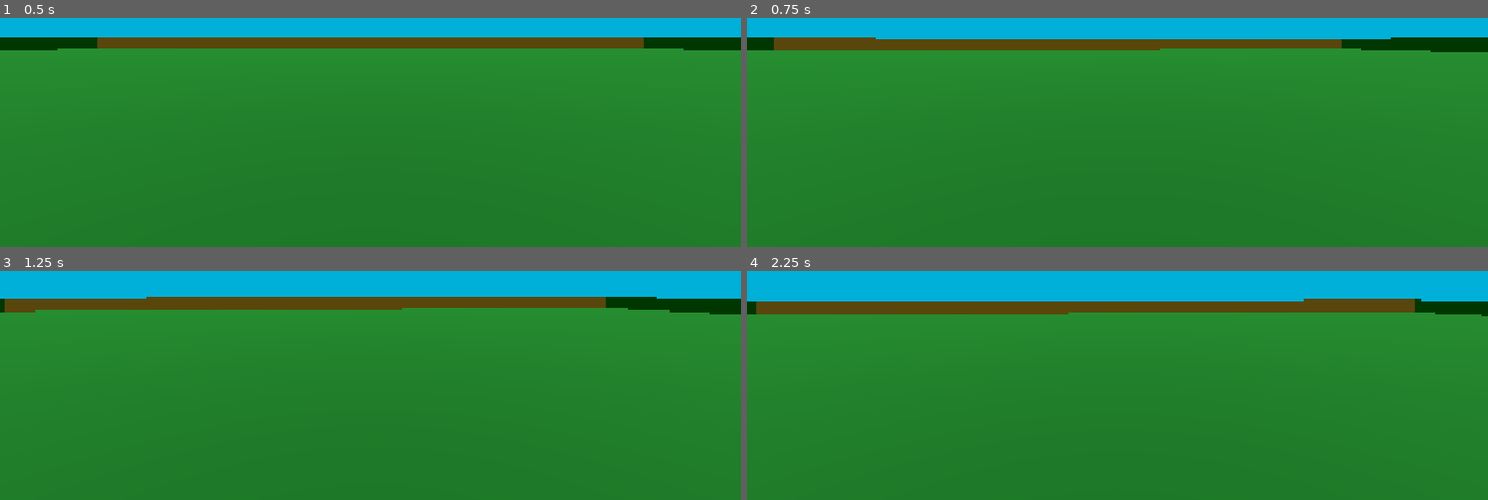
Above: before the commit, frames 1-4 (two rows, left to right).
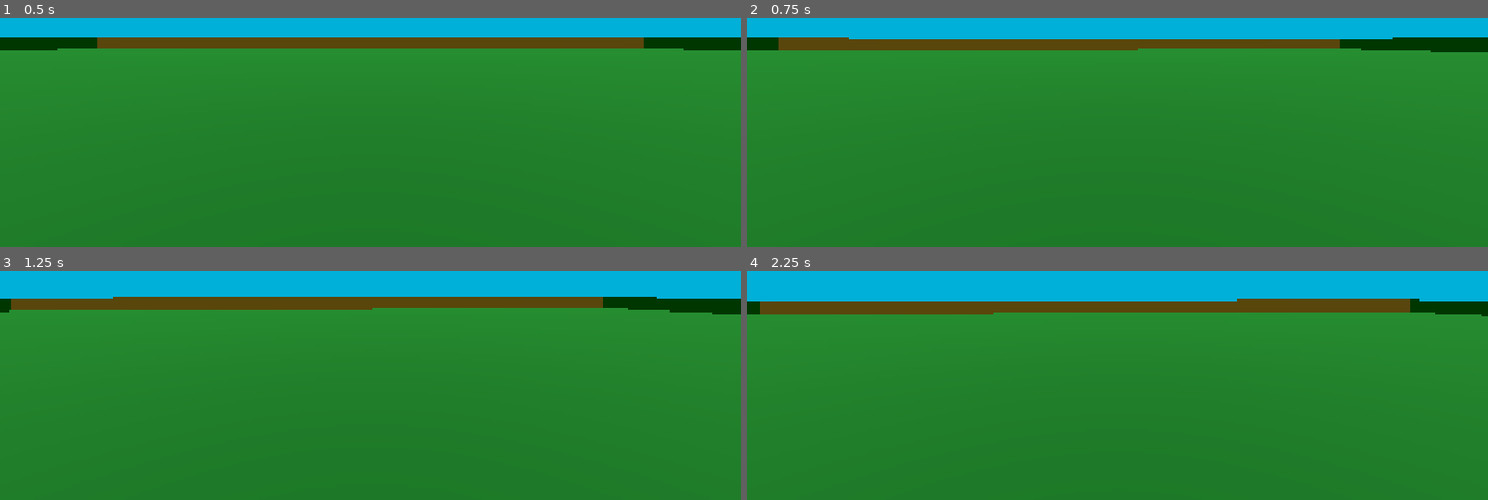
Above: after the commit, the same moments.

Repository: janisl/rpg-core
Game: Godot game, scene res://levels/test.tscn
Two runs of this game, one before a commit and one after it. Both use one fixed random seed, a clock stepped at 60 frames per second and the inputs below.
Inputs (mouse positions are in pixels of both pictures, inside the frame that each line leads up to):
- Up to frame 1 (0.5 s): no input
- Up to frame 2 (0.75 s): tap Enter at 0.5 s; move the mouse to (1154, 38) at 0.52 s; hold W (forward) from 0.53 s (still down); hold Shift from 0.53 s (still down)
- Up to frame 3 (1.25 s): keep holding W (forward); keep holding Shift; tap Space (jump) at 0.77 s
- Up to frame 4 (2.25 s): keep holding W (forward); move the mouse to (1080, 293) at 1.27 s; release Shift at 1.28 s; tap Shift at 1.35 s; tap Space (jump) at 1.52, 2 s; move the mouse to (1132, 284) at 2.02 s; hold Shift from 2.03 s (still down)

Frame 1 is identical in both runs. In frame 2, 0.1% of the frame differs, in the area x 3-88%, y 8-15%; in frame 3, 0.2%; in frame 4, 0.3%, in the area x 1-91%, y 12-19%.

Commit message:
Make movement smoother, configurable scceleration and deceleration.

Diff:
--- a/actors/player/player.gd
+++ b/actors/player/player.gd
@@ -1,7 +1,6 @@
 class_name Player
 extends Actor
 
-const SPEED = 5.0
 const STOP_SPEED = 16.0
 const JUMP_VELOCITY = 4.5
 
@@ -9,8 +8,13 @@
 @export var mouse_sensitivity := 0.001
 @export_range(-90, -60) var tilt_lower_limit: int = -90
 @export_range(60, 90) var tilt_upper_limit: int = 90
+@export_group("Movement settings")
+@export var acceleration_speed: float = 8.0
+@export var deceleration_speed: float = 12.0
 
 @onready var camera_controller: Node3D = $CameraController
+
+var speed: float = 5.0
 
 
 func _ready() -> void:
@@ -38,19 +42,17 @@
 	if Input.is_action_just_pressed("jump") and is_on_floor():
 		velocity.y = JUMP_VELOCITY
 
-	# Get the input direction and handle the movement/deceleration.
-	# As good practice, you should replace UI actions with custom gameplay actions.
 	var input_dir := Input.get_vector("left", "right", "forward", "backward")
+	var current_velocity = Vector2(velocity.x, velocity.z)
 	var direction := (transform.basis * Vector3(input_dir.x, 0, input_dir.y)).normalized()
+	var acceleration = acceleration_speed * delta
+	var deceleration = deceleration_speed * delta
 	if direction:
-		velocity.x = direction.x * SPEED
-		velocity.z = direction.z * SPEED
+		current_velocity = lerp(current_velocity, Vector2(direction.x, direction.z) * speed, acceleration)
 	else:
-		stop_moving(delta)
+		current_velocity = current_velocity.move_toward(Vector2.ZERO, deceleration)
+
+	velocity.x = current_velocity.x
+	velocity.z = current_velocity.y
 
 	move_and_slide()
-
-
-func stop_moving(delta: float) -> void:
-	velocity.x = move_toward(velocity.x, 0, STOP_SPEED * delta)
-	velocity.z = move_toward(velocity.z, 0, STOP_SPEED * delta)
